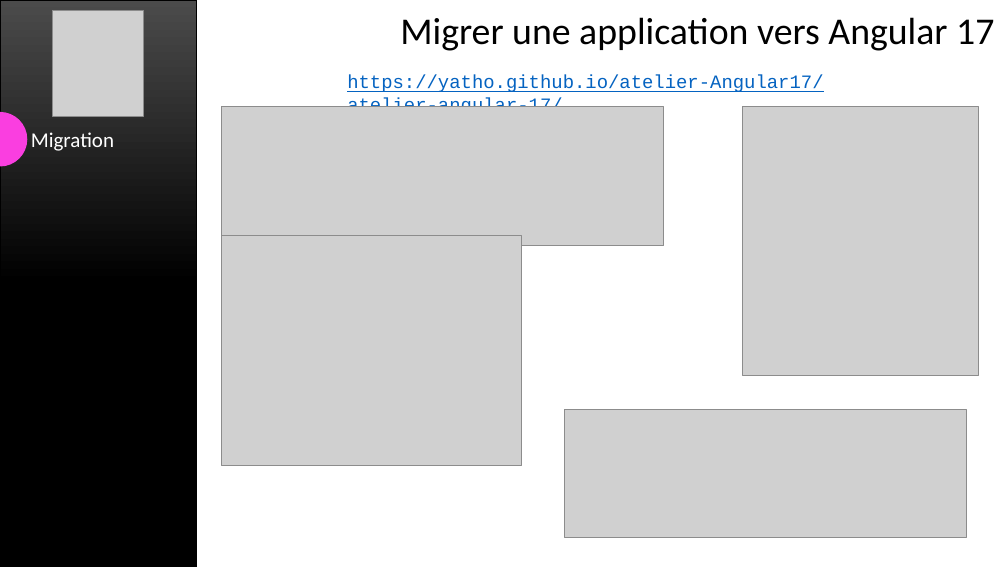
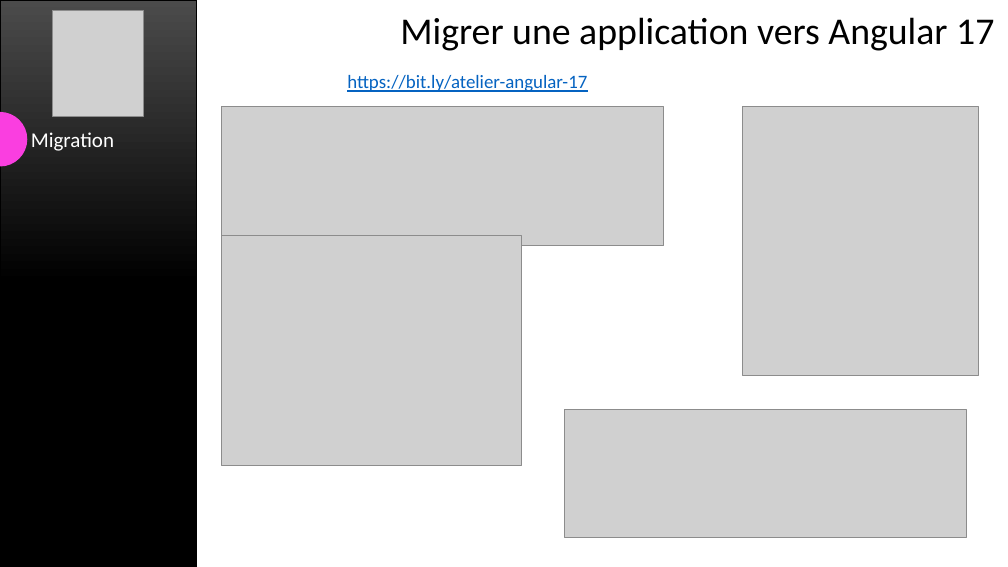
Before and after one commit to yatho/atelier-Angular17, a slide deck: slide 15 of Présentation.pptx (slide 16 before the commit). Drawn at 1008x567 pixels with LibreOffice and Linux fonts; fonts in the diff are those of the drawing; grey boxes stand for pictures. Boxes give left, top, right and bottom in pixels: in the first picture for what was removed or moved away, otherwise in the second. Text is boxed around its words. In the diff, an @@ line names an element or a change of style, - is before the commit and + after.

```diff
--- a/Présentation.pptx
+++ b/Présentation.pptx
@@ text at [347,75,587,92]: text changed; font Courier New to Calibri @@
-https://yatho.github.io/atelier-Angular17/atelier-angular-17/
+https://bit.ly/atelier-angular-17
```
Also in this commit, not shown: 3 other slides changed, 1 slide removed.
